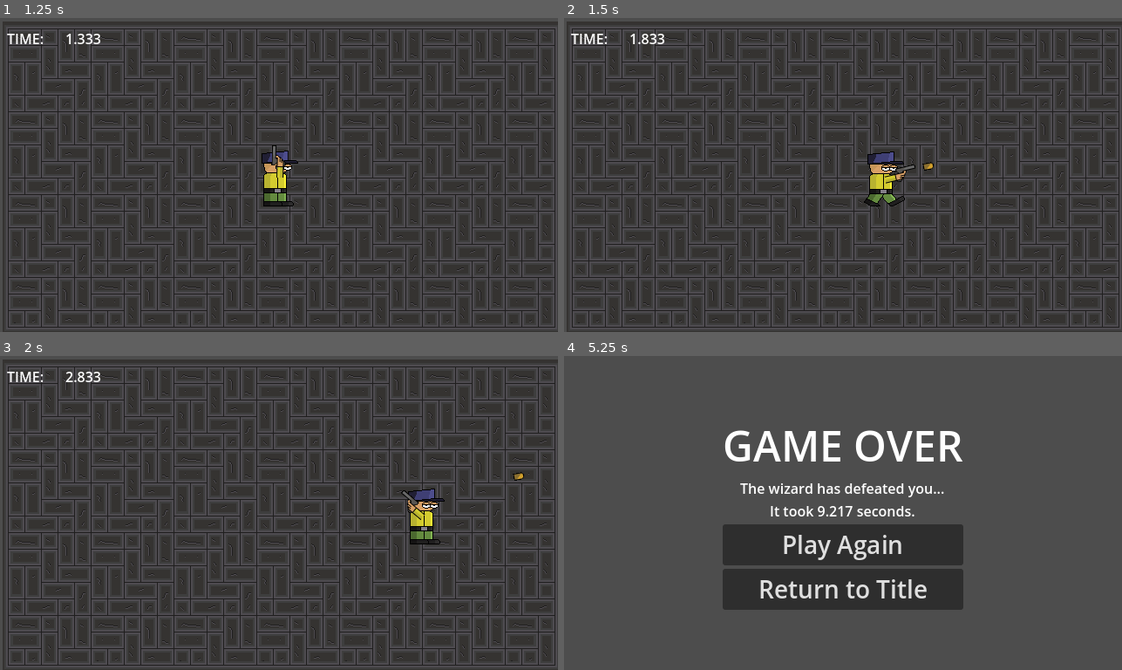
Above: before the commit, frames 1-4 (two rows, left to right).
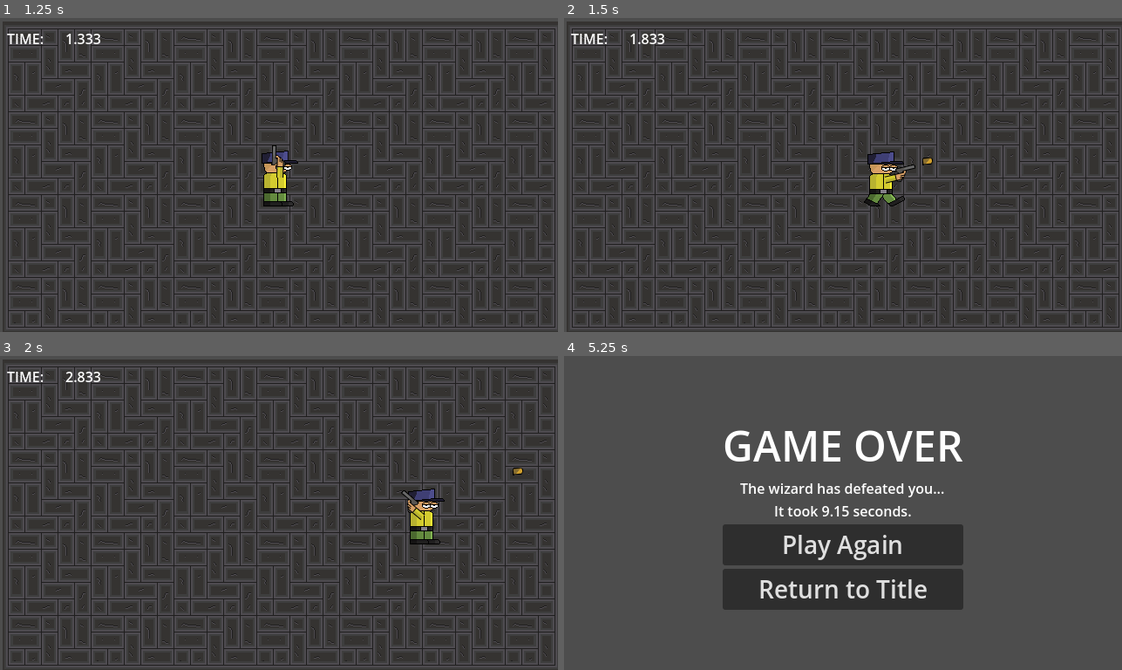
Above: after the commit, the same moments.

Repository: BriarLeaves/gun-wizard-loop-game
Game: Godot game, scene res://start_menu.tscn
Same seed, same stepped clock (60 frames per second), same inputs: the game is played once before the commit and once after it. Sound files missing from this copy of the repository are replaced by a short silence.
Inputs (mouse positions are in pixels of both pictures, inside the frame that each line leads up to):
- Up to frame 1 (1.25 s): click "Start Game" at 0.5 s
- Up to frame 2 (1.5 s): tap Enter at 1.25 s; move the mouse to (965, 159) at 1.27 s; hold D (move_right) from 1.28 s (still down); click (965, 159) at 1.35 s
- Up to frame 3 (2 s): keep holding D (move_right)
- Up to frame 4 (5.25 s): move the mouse to (731, 528) at 2.02 s; release D (move_right) at 2.03 s; hold S (move_down) 2.03-2.78 s; click (731, 528) at 2.1 s; move the mouse to (898, 443) at 2.77 s; hold D (move_right) 2.78-3.53 s; click (898, 443) at 2.85 s; move the mouse to (815, 575) at 3.52 s; hold W (move_up) 3.53-4.28 s; click (815, 575) at 3.6 s; move the mouse to (1010, 560) at 4.27 s; hold A (move_left) from 4.28 s (still down); click (1010, 560) at 4.35 s; move the mouse to (675, 465) at 5.02 s; click (675, 465) at 5.1 s

Frame 1 is identical in both runs. In frame 2, less than 0.1% of the frame differs, in the area x 64-67%, y 44-49%; in frame 3, less than 0.1%; in frame 4, 0.5%, in the area x 37-63%, y 47-52%.

Commit message:
Adjusted shooting position based on mouse placement

Diff:
--- a/gun-wizard-loop-game/bullet_manager.gd
+++ b/gun-wizard-loop-game/bullet_manager.gd
@@ -1,6 +1,7 @@
 extends Node
 
 @onready var bullet = preload("res://bullet.tscn")
+@onready var player = get_node("../Player")
 @onready var player_arm = get_node("../Player/Arm")
 @onready var shooting_point = get_node("../Player/Arm/ShootingPoint")
 
@@ -25,7 +26,7 @@
 		player_arm.flip_v = true
 
 func _on_player_shoot_bullet() -> void:
-	bullet_direction = (mouse_position - shooting_point.global_position).normalized()
+	bullet_direction = (mouse_position - player.global_position).normalized()
 	var bullet_instance = bullet.instantiate()
 	bullet_instance.velocity = bullet_direction * bullet_speed
 	bullet_instance.position = shooting_point.global_position
--- a/gun-wizard-loop-game/player_character.tscn
+++ b/gun-wizard-loop-game/player_character.tscn
@@ -72,15 +72,18 @@
 offset = Vector2(19, 0)
 
 [node name="ShootingPoint" type="Node2D" parent="Arm"]
-position = Vector2(38, 0)
+position = Vector2(38, -6)
 
 [node name="Collider" type="CollisionShape2D" parent="."]
+visible = false
 shape = SubResource("RectangleShape2D_5up26")
 
 [node name="Area2D" type="Area2D" parent="."]
+visible = false
 collision_mask = 14
 
 [node name="HazardCollider" type="CollisionShape2D" parent="Area2D"]
+visible = false
 shape = SubResource("RectangleShape2D_4akcp")
 debug_color = Color(0.444718, 0.452345, 1, 0.42)
 
